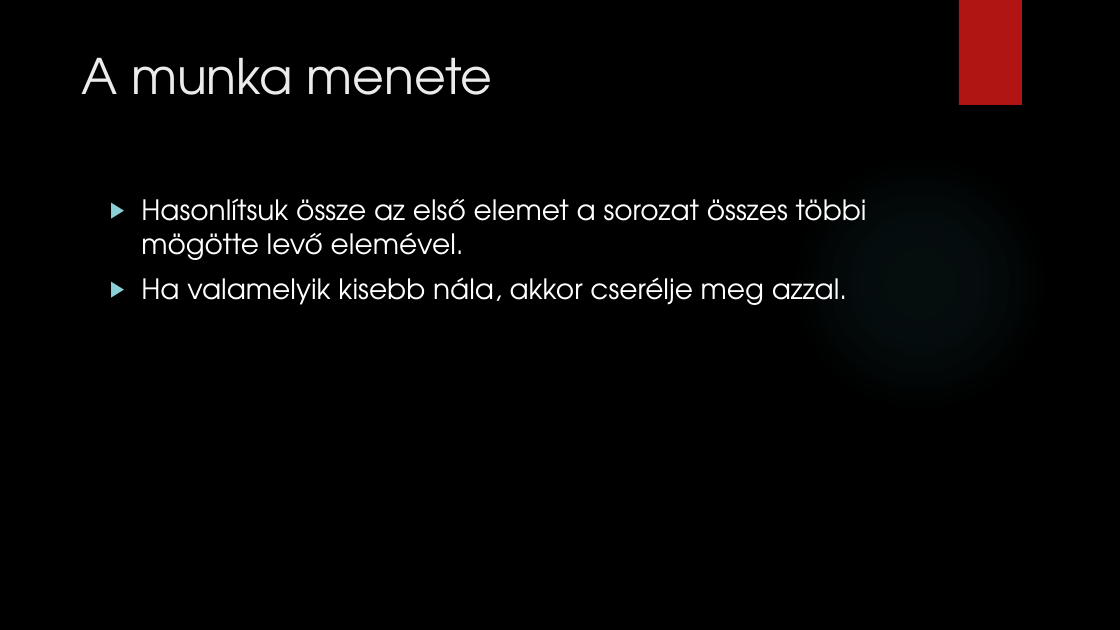
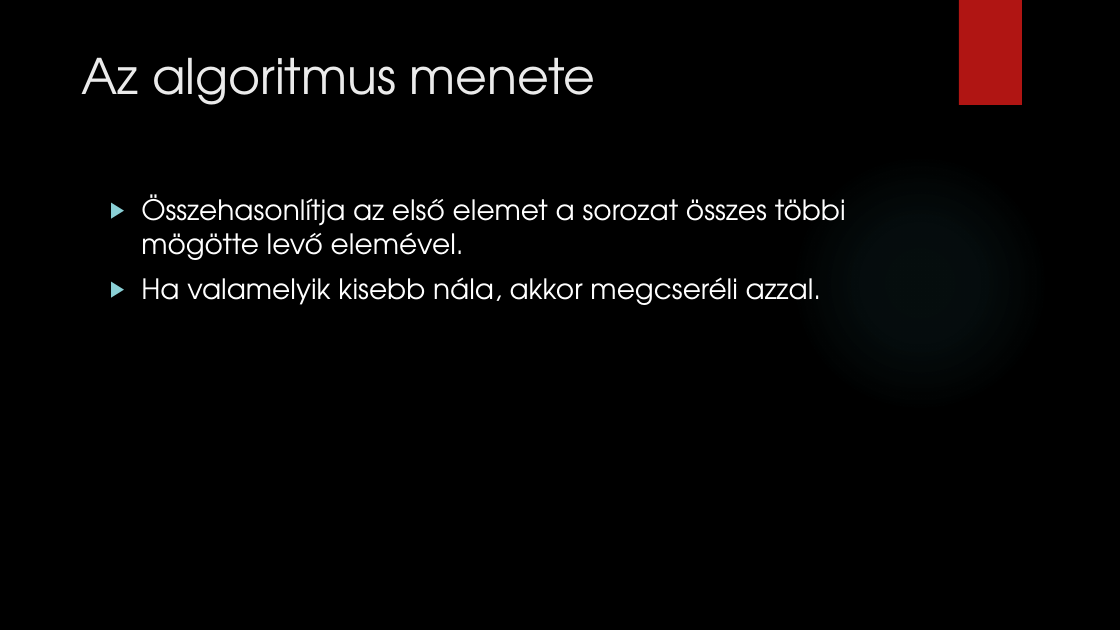
Before and after one commit to Hegedus-Gergo/EGYSZERU, a slide deck: slide 2 of Egyszerű cserés algoritmus.pptx. Drawn at 1120x630 pixels with LibreOffice and Linux fonts; fonts in the diff are those of the drawing; background and template pictures are left out. Boxes give left, top, right and bottom in pixels: in the first picture for what was removed or moved away, otherwise in the second. Text is boxed around its words. In the diff, an @@ line names an element or a change of style, - is before the commit and + after.

```diff
--- a/Egyszerű cserés algoritmus.pptx
+++ b/Egyszerű cserés algoritmus.pptx
@@ title at [81,57,596,105]: text changed @@
-A munka menete
+Az algoritmus menete
@@ text at [141,194,846,305]: text changed @@
-▶ Hasonlítsuk össze az első elemet a sorozat összes többi mögötte levő elemével.
-▶ Ha valamelyik kisebb nála, akkor cserélje meg azzal.
+▶ Összehasonlítja az első elemet a sorozat összes többi mögötte levő elemével.
+▶ Ha valamelyik kisebb nála, akkor megcseréli azzal.
```
Also in this commit, not shown: 1 other slide changed, 1 slide added.
